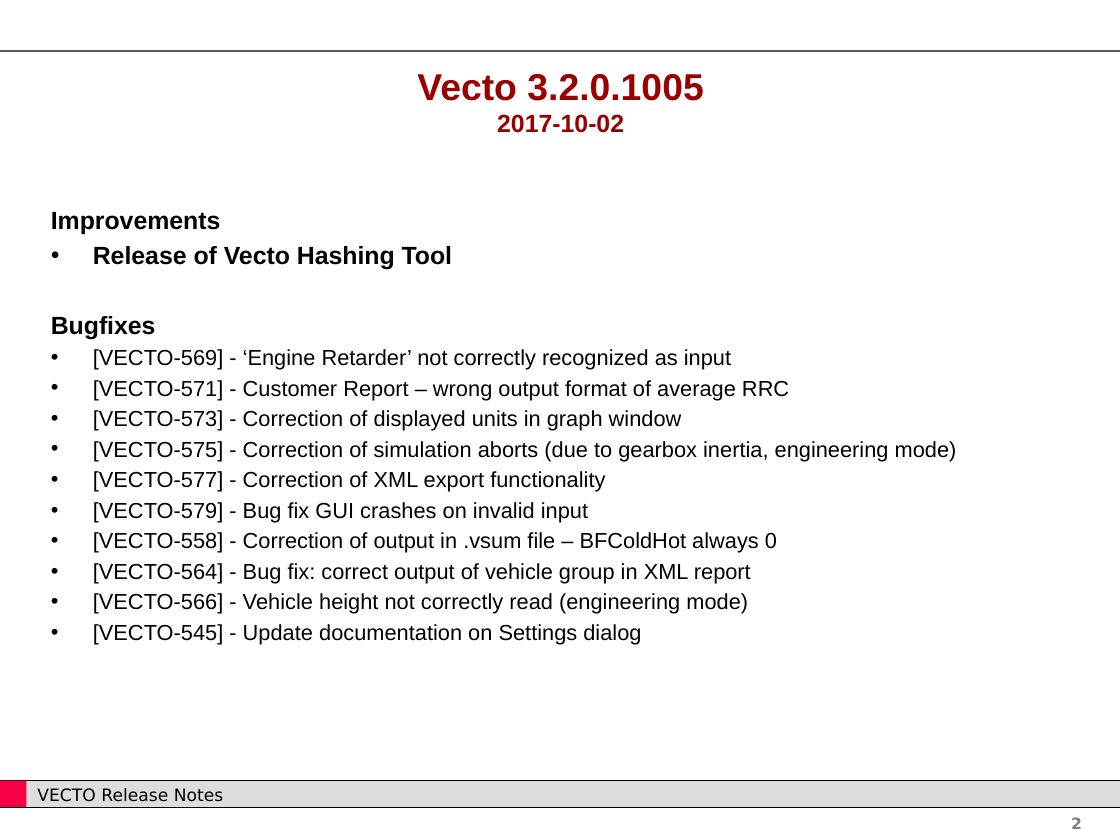
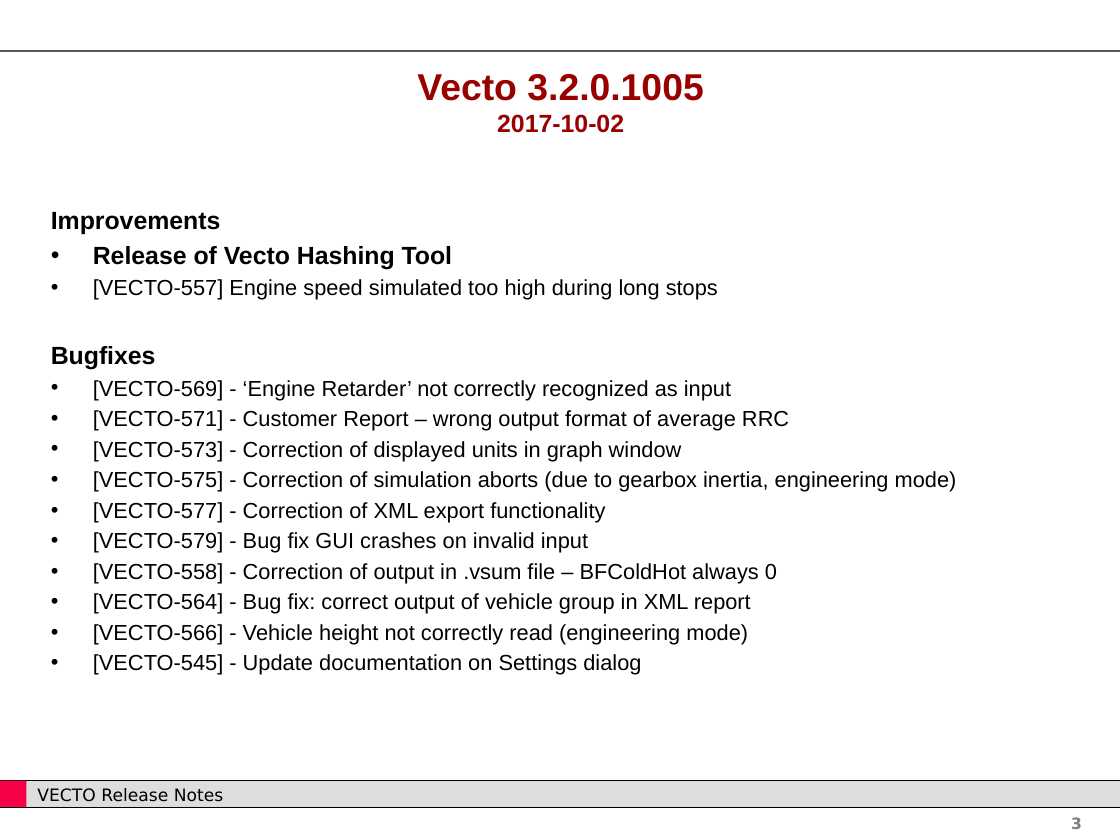
Before and after one commit to tanawadeatharva/BharatVECTO, a slide deck: slide 3 of Documentation/User Manual Source/Release Notes Vecto3.x.pptx (slide 2 before the commit). Drawn at 1120x840 pixels with LibreOffice and Linux fonts; fonts in the diff are those of the drawing; background and template pictures are left out. Boxes give left, top, right and bottom in pixels: in the first picture for what was removed or moved away, otherwise in the second. Text is boxed around its words. In the diff, an @@ line names an element or a change of style, - is before the commit and + after.

Commit message:
new vecto release

```diff
--- a/Documentation/User Manual Source/Release Notes Vecto3.x.pptx
+++ b/Documentation/User Manual Source/Release Notes Vecto3.x.pptx
@@ text at (93,279,718,300): paragraph added @@
+• [VECTO-557] Engine speed simulated too high during long stops
@@ page number at (1071,817,1082,829): text changed @@
-2
+3
```
Also in this commit, not shown: 1 other slide changed, 1 slide added, 12 other files.
